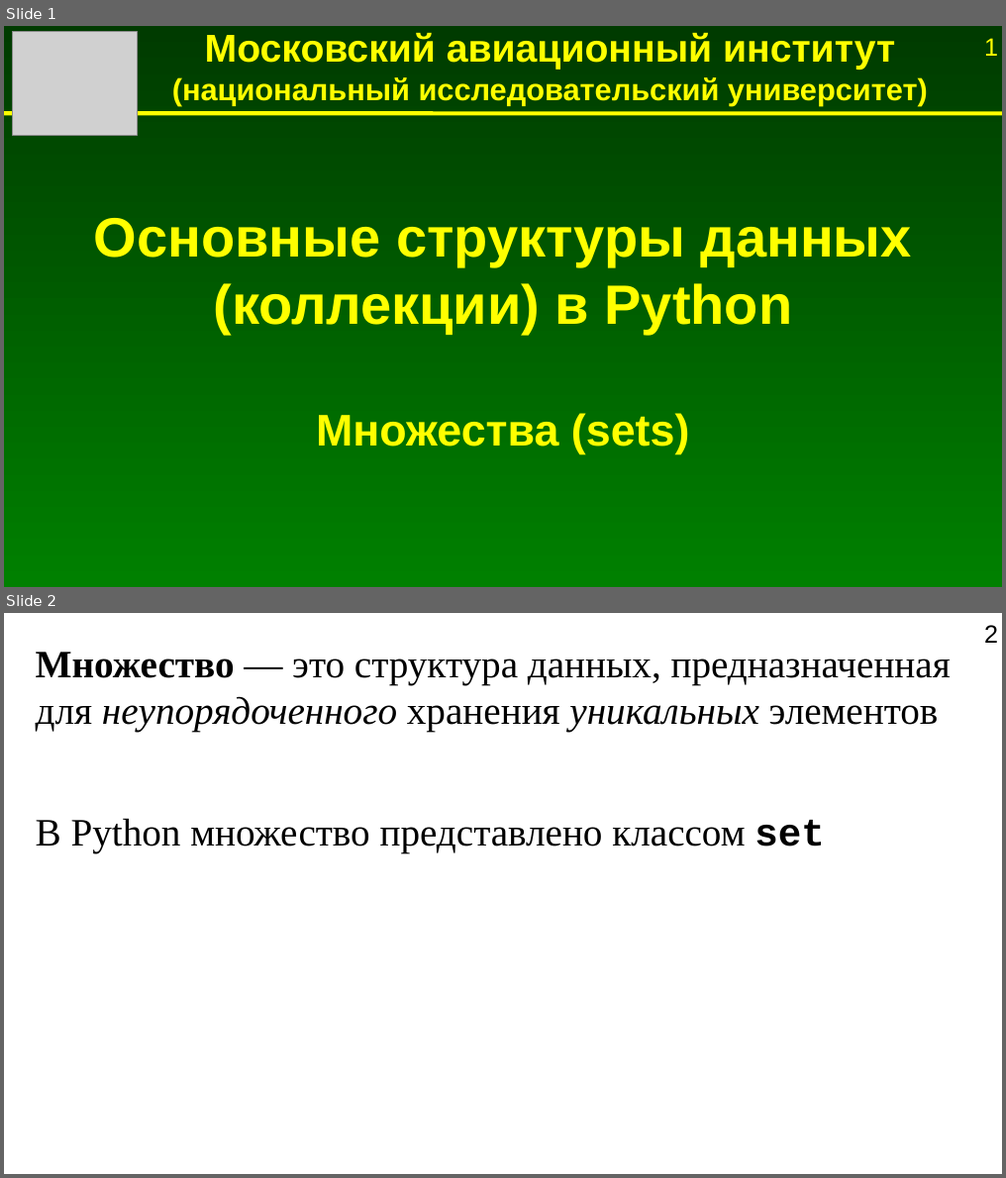
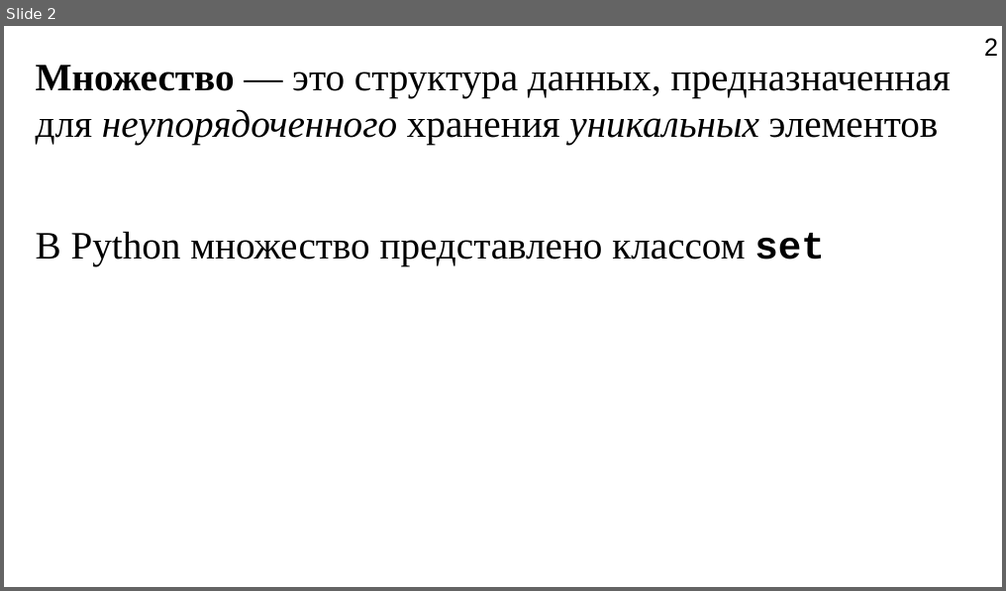
Before and after one commit to Jenyay/modelling, a slide deck: python language/presentations/06. Basic data structures. Sets.odp. Shown one above the other, each under a label of ours: slides 1 and 2 before the commit, slide 2 after it. The pictures are 1006x1178 and 1006x591 pixels, drawn with LibreOffice and Linux fonts; fonts in the diff are those of the drawing; grey boxes stand for pictures. Boxes give left, top, right and bottom in pixels: in the first picture for what was removed or moved away, otherwise in the second. Text is boxed around its words. In the diff, an @@ line names an element or a change of style, - is before the commit and + after.

Commit message:
Оформительские исправления в презентациях про Python

```diff
--- a/python language/presentations/06. Basic data structures. Sets.odp
+++ b/python language/presentations/06. Basic data structures. Sets.odp
@@ slide 1 removed at <box>4,26,1002,587</box>, background gradient #003B00 to #008000; not listed: 1 template element that a slide beside it also shows @@
@@ picture removed at <box>12,31,137,135</box> @@
@@ text removed at <box>172,32,928,105</box> @@
-Московский авиационный институт
-(национальный исследовательский университет)
@@ line removed from (4, 114) to (1002, 114) @@
@@ text removed at <box>94,218,912,455</box> @@
-Основные структуры данных (коллекции) в Python
-Множества (sets)
```
Also in this commit, not shown: 1 slide added, 11 other files.
